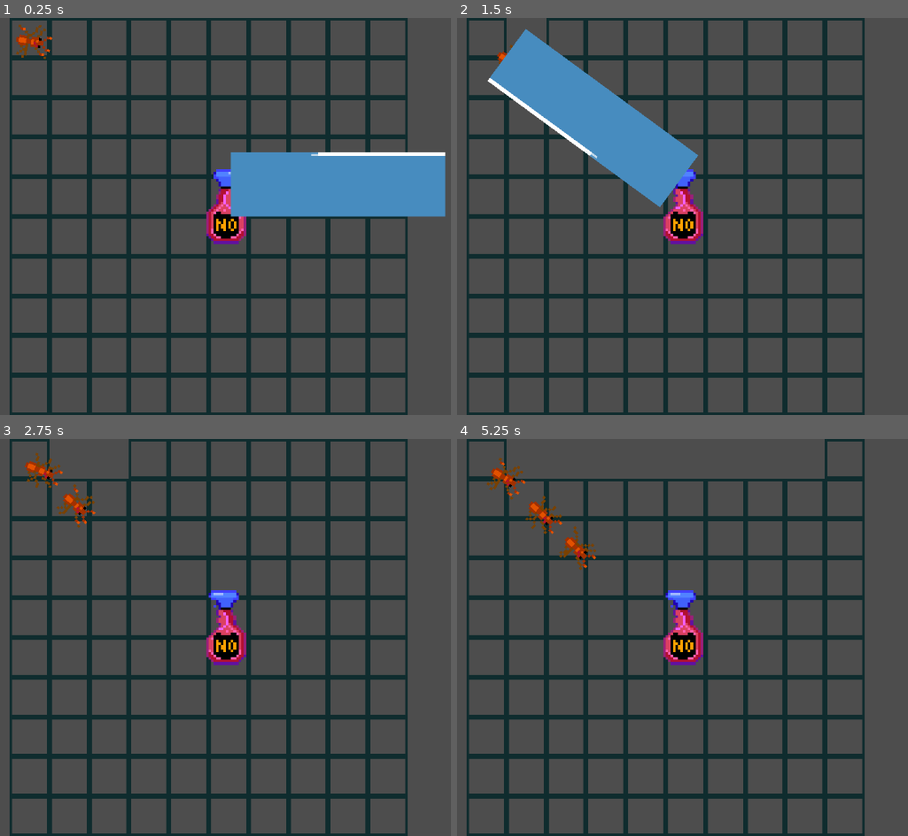
Above: before the commit, frames 1-4 (two rows, left to right).
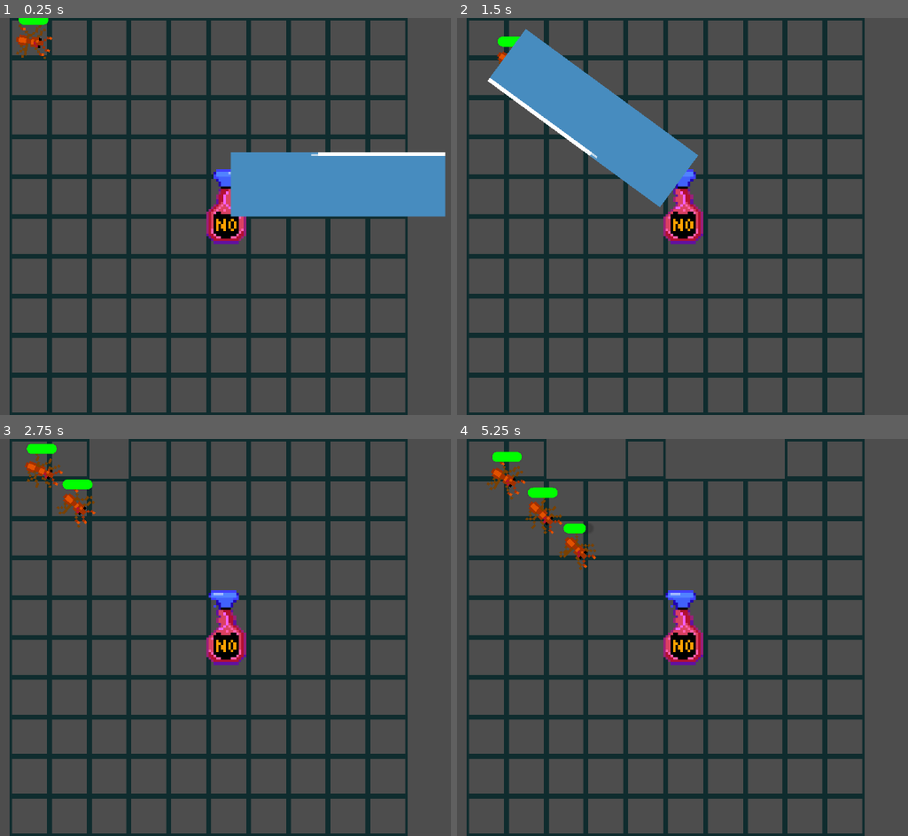
Above: after the commit, the same moments.

Repository: pmaitland/GGJ2026
Game: Godot game, scene res://scenes/main.tscn
The game is run twice, just before and just after one commit, with the same random seed, the same clock (stepped at 60 frames per second) and the same inputs. The engine's default icon, where the game draws it, is replaced by a stand-in: a white triangle on a blue panel in a dark square.
Inputs (mouse positions are in pixels of both pictures, inside the frame that each line leads up to):
- Up to frame 1 (0.25 s): no input
- Up to frame 2 (1.5 s): move the mouse to (488, 37) at 0.52 s; click (488, 37) at 0.67 s; move the mouse to (524, 37) at 1.27 s; click (524, 37) at 1.42 s
- Up to frame 3 (2.75 s): move the mouse to (108, 458) at 2.02 s; click (108, 458) at 2.17 s
- Up to frame 4 (5.25 s): move the mouse to (605, 458) at 2.77 s; click (605, 458) at 2.92 s; move the mouse to (687, 458) at 3.52 s; click (687, 458) at 3.67 s; move the mouse to (727, 458) at 4.27 s; click (727, 458) at 4.42 s; move the mouse to (763, 458) at 5.02 s; click (763, 458) at 5.17 s

The runs differ from the first frame. In frame 1, 0.1% of the frame differs, in the area x 4-11%, y 0-2%; in frame 2, 0.2%; in frame 3, 0.5%; in frame 4, 1.1%, in the area x 7-82%, y 0-24%.

Commit message:
Healthbar (#10)
* bar de la health

* even healthier bars

Diff:
--- a/mask/scenes/ant.tscn
+++ b/mask/scenes/ant.tscn
@@ -1,7 +1,8 @@
 [gd_scene format=3 uid="uid://dq8kaxvg6oe0"]
 
 [ext_resource type="Script" uid="uid://c4ktuv2iigjrv" path="res://scripts/ant.gd" id="1_4guct"]
-[ext_resource type="SpriteFrames" uid="uid://cq7pnvkyufk5g" path="res://sprites/basic_ant.tres" id="2_4guct"]
+[ext_resource type="SpriteFrames" uid="uid://mgqermg6jmps" path="res://sprites/basic_ant.tres" id="2_4guct"]
+[ext_resource type="Script" uid="uid://p8o7thnil8yc" path="res://scripts/progress_bar.gd" id="3_acg2n"]
 
 [sub_resource type="CircleShape2D" id="CircleShape2D_8svqu"]
 radius = 4.0
@@ -18,3 +19,12 @@
 
 [node name="CollisionShape2D" type="CollisionShape2D" parent="." unique_id=1769478541]
 shape = SubResource("CircleShape2D_8svqu")
+
+[node name="ProgressBar" type="ProgressBar" parent="." unique_id=775899332]
+offset_left = -6.0
+offset_top = -11.0
+offset_right = 6.0
+offset_bottom = -7.0
+value = 50.0
+show_percentage = false
+script = ExtResource("3_acg2n")
--- a/mask/scenes/cell.tscn
+++ b/mask/scenes/cell.tscn
@@ -4,7 +4,7 @@
 [ext_resource type="Texture2D" uid="uid://blql4h2vhj1dj" path="res://sprites/cell_outline.png" id="2_0s7o3"]
 
 [sub_resource type="RectangleShape2D" id="RectangleShape2D_0s7o3"]
-size = Vector2(32, 32)
+size = Vector2(16, 16)
 
 [node name="Cell" type="Node2D" unique_id=1762616842]
 script = ExtResource("1_0s7o3")
@@ -15,7 +15,6 @@
 [node name="Area2D" type="Area2D" parent="." unique_id=1306206888]
 
 [node name="CollisionShape2D" type="CollisionShape2D" parent="Area2D" unique_id=1643793587]
-scale = Vector2(0.99999976, 0.99999976)
 shape = SubResource("RectangleShape2D_0s7o3")
 
 [connection signal="input_event" from="Area2D" to="." method="_on_area_2d_input_event"]
--- a/mask/scripts/ant.gd
+++ b/mask/scripts/ant.gd
@@ -3,11 +3,19 @@
 var BASE_SPEED = 10
 
 @export var health = 100
+var current_health: int
 var speed = BASE_SPEED
 var rotation_speed = 1
 @onready var animation = $AnimatedSprite2D
 
 var target: Vector2  # where ant wants to go
+
+@onready var health_bar: ProgressBar = $ProgressBar
+
+func _ready() -> void:
+	current_health = health
+	health_bar.max_value = health
+	health_bar.value = current_health
 
 
 func _physics_process(delta: float) -> void:
@@ -25,8 +33,9 @@
 
 
 func apply_damage(dmg: int) -> void:
-	health -= dmg
-	if health < 0:
+	current_health -= dmg
+	health_bar.value = current_health
+	if current_health < 0:
 		die()
 
 
--- /dev/null
+++ b/mask/scripts/progress_bar.gd
@@ -0,0 +1,21 @@
+extends ProgressBar
+
+
+var style_box: StyleBoxFlat
+
+
+func _ready() -> void:
+	style_box = StyleBoxFlat.new()
+	add_theme_stylebox_override("fill", style_box)
+	style_box.bg_color = Color("00ff00")
+	style_box.set_corner_radius_all(2)
+	style_box.anti_aliasing = false
+
+
+func _process(_delta) -> void:
+	global_position = owner.position + Vector2(-6, -11)
+	rotation = -owner.rotation
+	if value <= max_value * 0.25:
+		style_box.bg_color = Color("ff0000")
+	elif value <= max_value * 0.5:
+		style_box.bg_color = Color("ffff00")
--- a/mask/scripts/tower.gd
+++ b/mask/scripts/tower.gd
@@ -16,7 +16,7 @@
 	attack_cooldown.timeout.connect(_on_attack_cooldown_timeout)
 
 
-func _physics_process(delta: float) -> void:
+func _physics_process(_delta: float) -> void:
 	if attack_ready:
 		_attack()
 
Not shown, added: mask/scripts/progress_bar.gd.uid
